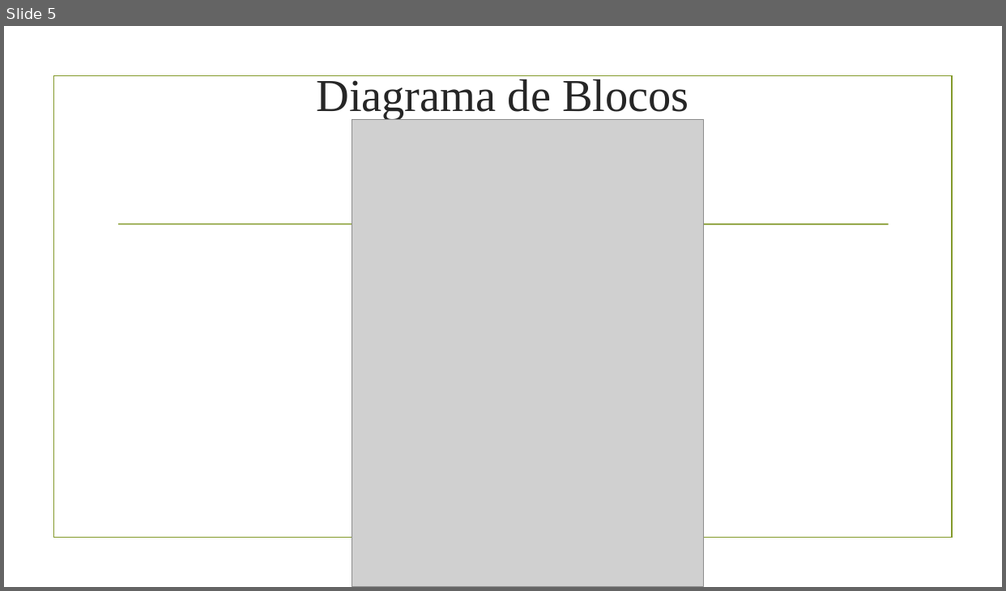
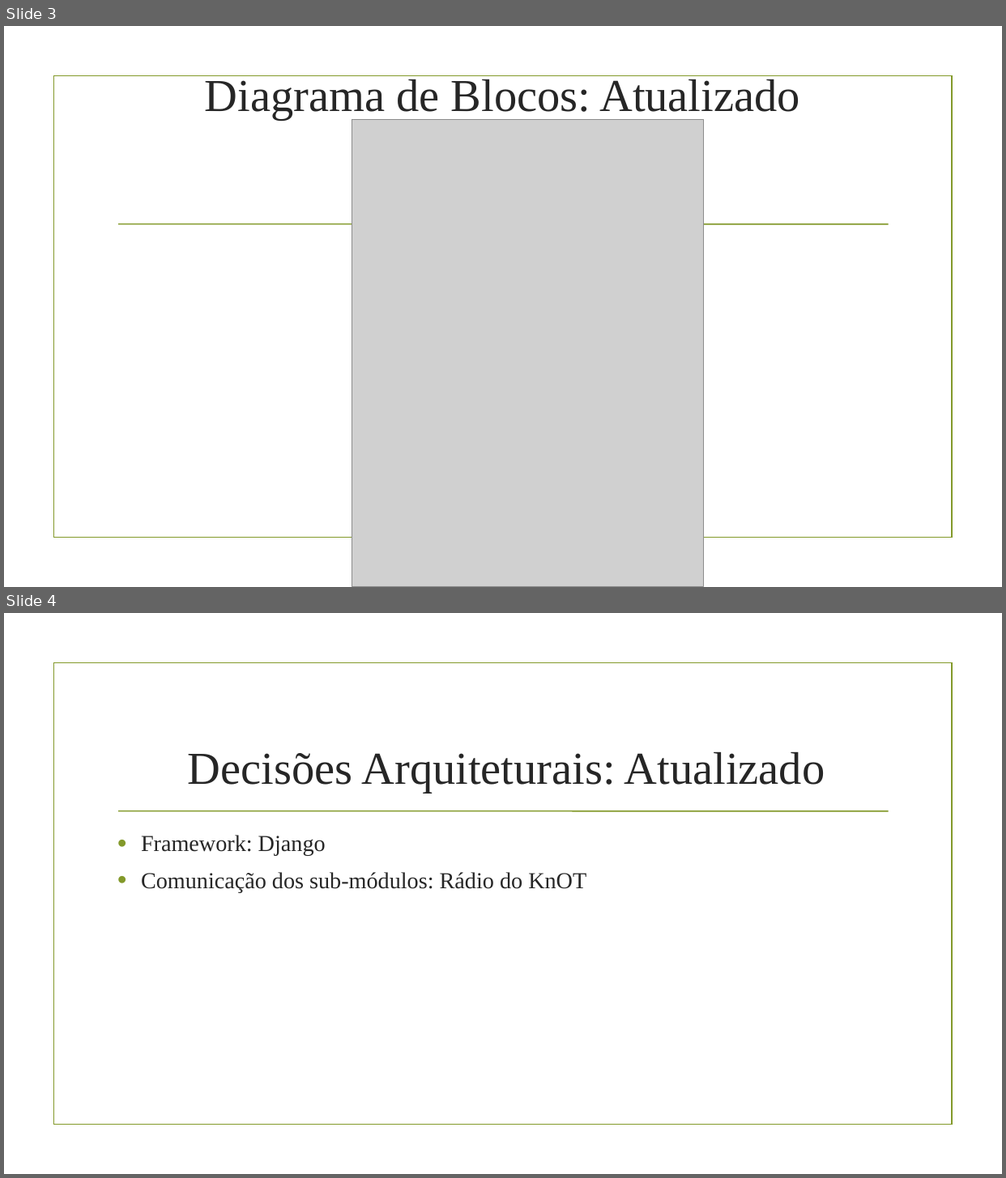
Before and after one commit to EduardoBrito97/SafeNSound, a slide deck: Projeto Teoria/Sprint 2/Sprint 2.odp. Shown one above the other, each under a label of ours: slide 5 before the commit, slides 3 and 4 after it. The pictures are 1006x591 and 1006x1178 pixels, drawn with LibreOffice and Linux fonts; fonts in the diff are those of the drawing; grey boxes stand for pictures; background and template pictures are left out. Boxes give left, top, right and bottom in pixels: in the first picture for what was removed or moved away, otherwise in the second. Text is boxed around its words. In the diff, an @@ line names an element or a change of style, - is before the commit and + after.

```diff
--- a/Projeto Teoria/Sprint 2/Sprint 2.odp
+++ b/Projeto Teoria/Sprint 2/Sprint 2.odp
@@ slide 4 added at (4,613,1002,1174), background picture (left out); not listed: 2 template elements that a slide beside it also shows @@
@@ title added at (188,752,825,793), 44 pt, text #262626 @@
+Decisões Arquiteturais: Atualizado
@@ text added at (141,835,586,892), 22 pt, text #262626 @@
+• Framework: Django
+• Comunicação dos sub-módulos: Rádio do KnOT
@@ what was slide 5 is now slide 3 @@
@@ slide 3 changed as well @@
@@ title at (205,75,800,120): text changed @@
-Diagrama de Blocos
+Diagrama de Blocos: Atualizado
```
Also in this commit, not shown: 5 other slides added, 8 slides removed, 1 other file.
